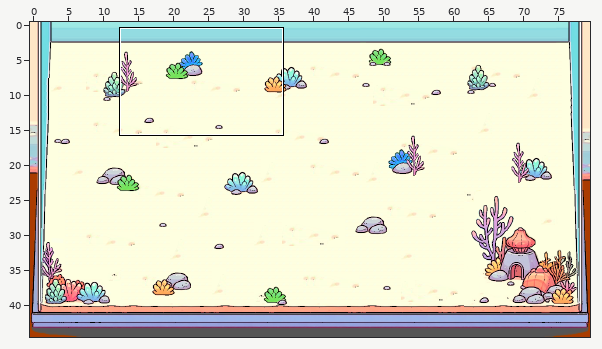
Two states of a Tiled map (JSON), assets/images/tiled/aquario-2.tmj. The picture above shows the old version from afar; the outline marks the close-up.
Close-up. As it was:
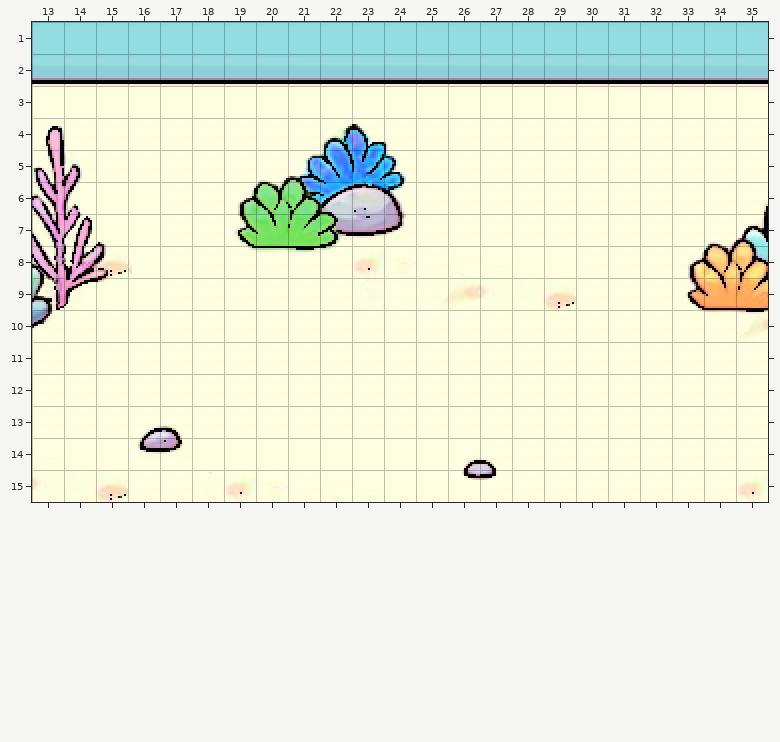
Cells are 16x16 px. Shown: x 13..35, y 1..15.
Once edited:
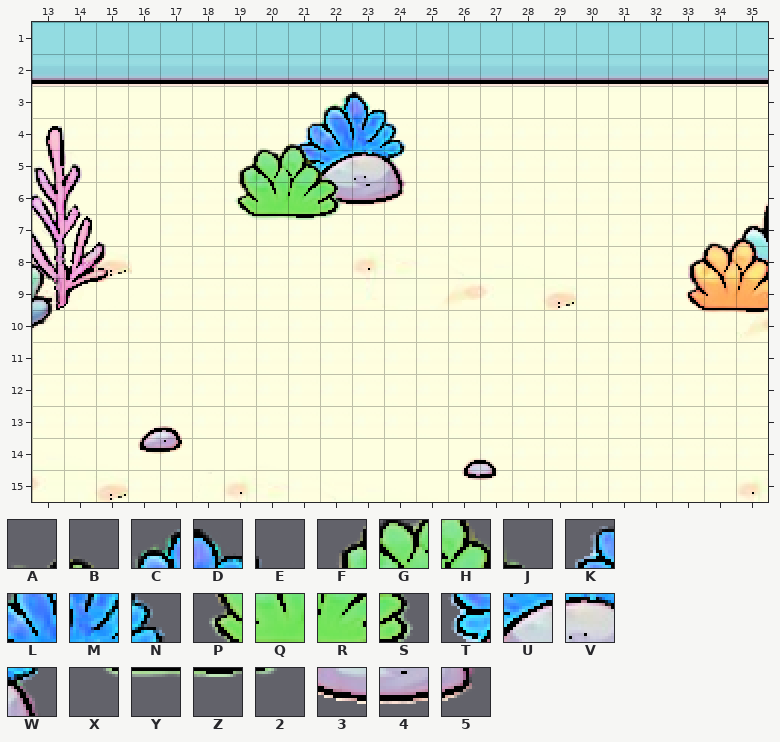
Key: from "aquario-decoracao": A 673, B 674, C 685, D 686, E 687, F 752, G 753, H 754, J 755, K 764, L 765, M 766, N 767, P 832, Q 833, R 834, S 835, T 844, U 845, V 846, W 847, X 912, Y 913, Z 914, 2 915, 3 925, 4 926, 5 927.
_ is an empty cell, # one hidden under a higher layer, . an unchanged one.
Edits made:
--- layer "decoration-1"
@@ x 21..24 @@
- 3 .___
- 4 _CDE
- 5 KLMN
- 6 TUVW
- 7 #345
+ 3 .CDE
+ 4 KLMN
+ 5 TUVW
+ 6 #345
+ 7 ____
--- layer "decoration-2"
@@ x 19..22 @@
- 4 .__.
- 5 _AB_
- 6 FGHJ
- 7 PQRS
- 8 XYZ2
+ 4 .AB.
+ 5 FGHJ
+ 6 PQRS
+ 7 XYZ2
+ 8 ____
Pixel boxes of the changes (left, top, right, bottom) in both close-ups:
changed: (234, 92, 406, 252)
